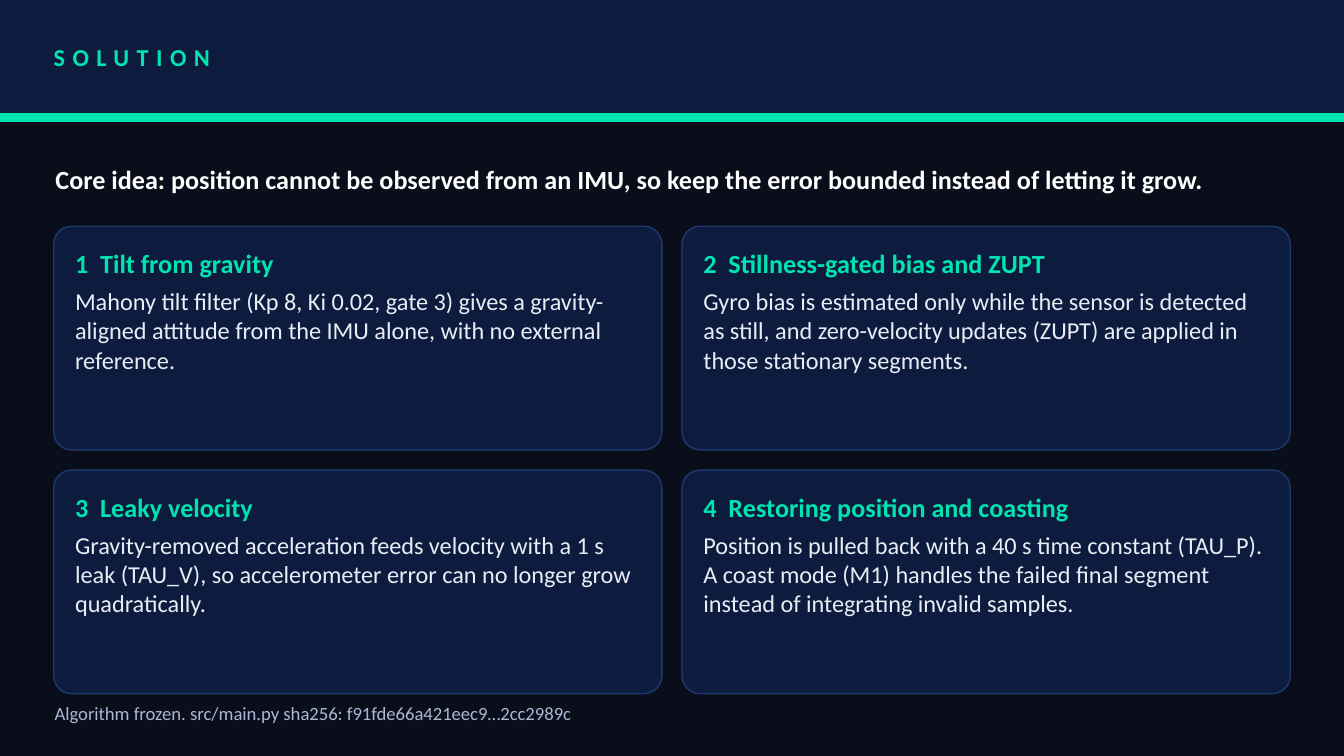
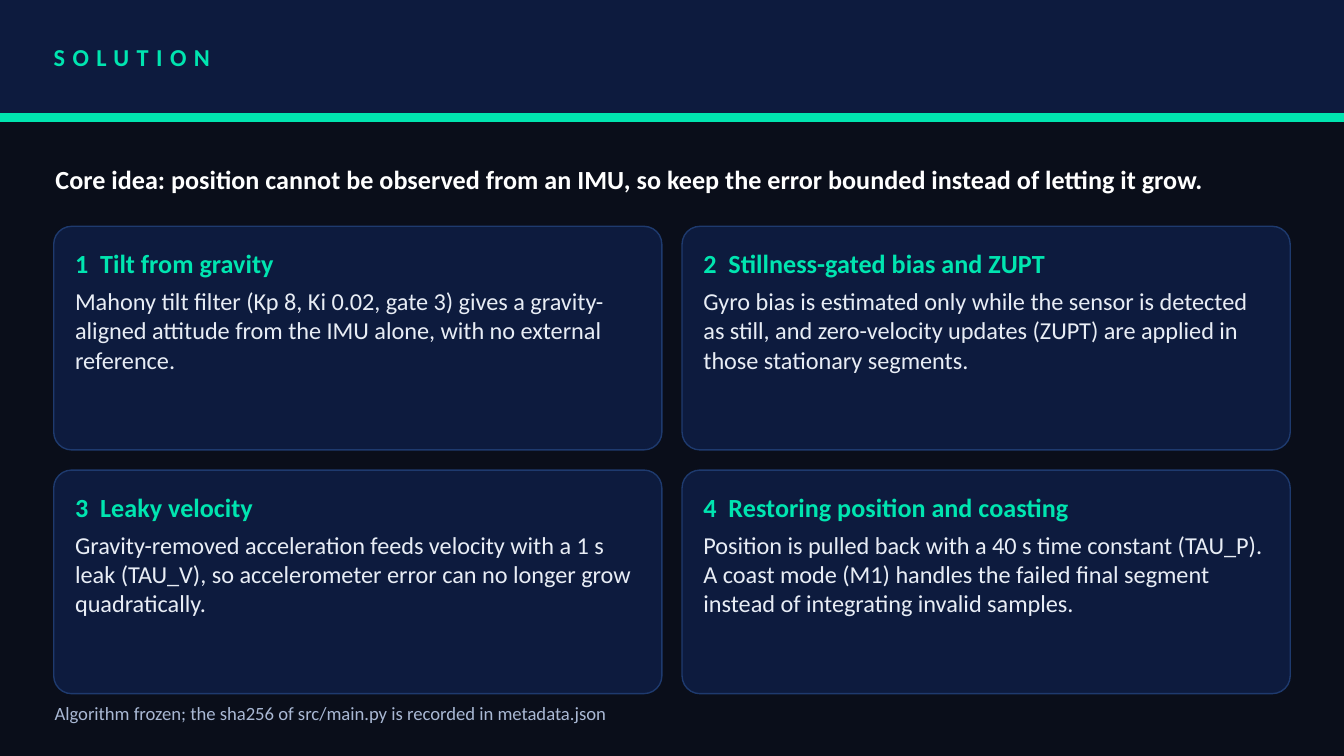
Before and after one commit to rishuvoid07/VITChennai_Shade, a slide deck: slide 3 of presentation/VITChennai_Slovakia.pptx. Drawn at 1344x756 pixels with LibreOffice and Linux fonts; fonts in the diff are those of the drawing. Boxes give left, top, right and bottom in pixels: in the first picture for what was removed or moved away, otherwise in the second. Text is boxed around its words. In the diff, an @@ line names an element or a change of style, - is before the commit and + after.

```diff
--- a/presentation/VITChennai_Slovakia.pptx
+++ b/presentation/VITChennai_Slovakia.pptx
@@ text in rounded rectangle at (55, 707, 606, 723): text changed @@
-Algorithm frozen. src/main.py sha256: f91fde66a421eec9…2cc2989c
+Algorithm frozen; the sha256 of src/main.py is recorded in metadata.json
```
Also in this commit, not shown: 2 other slides changed, 6 other files.
